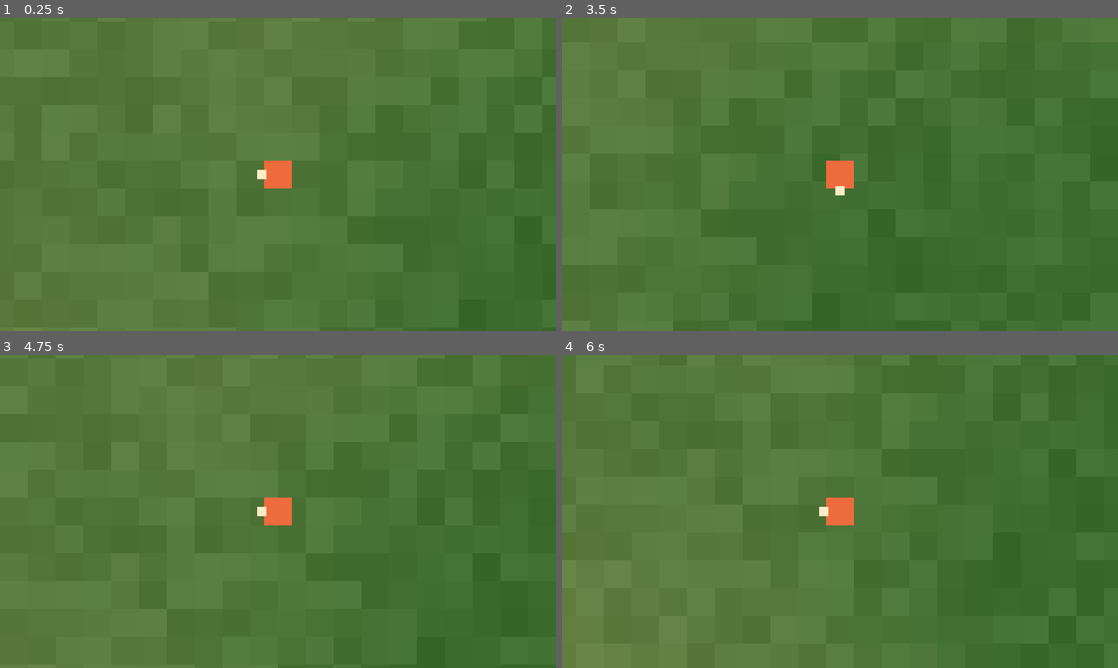
Above: before the commit, frames 1-4 (two rows, left to right).
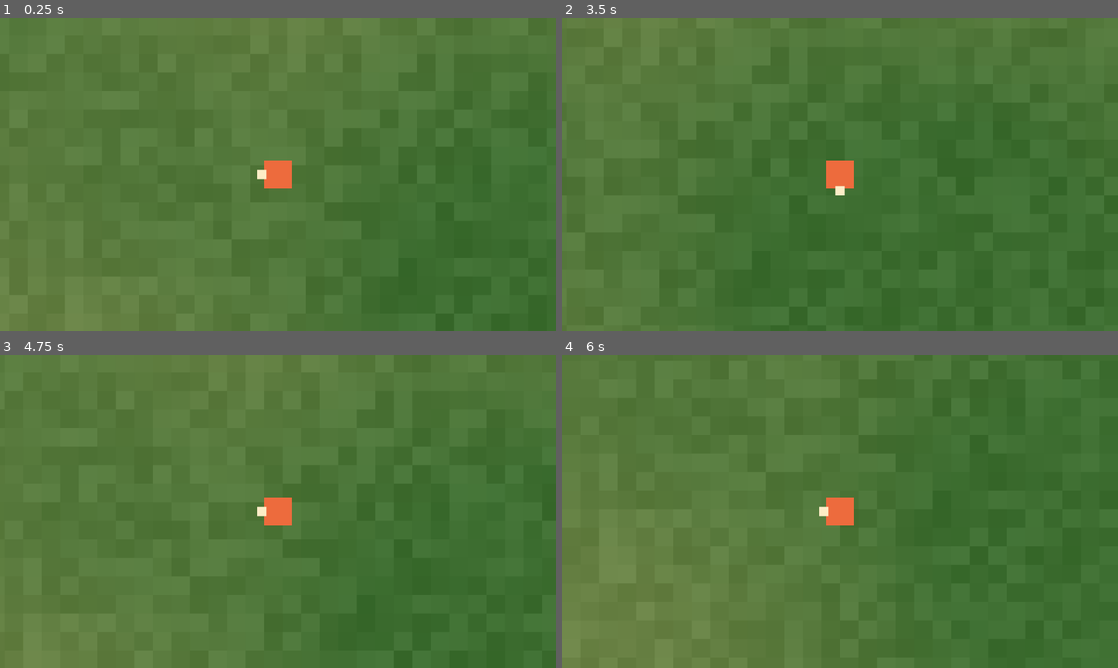
Above: after the commit, the same moments.

Repository: kimtuna/naru
Game: Godot game, scene res://scenes/main.tscn
Two runs of this game, one before a commit and one after it. Both use one fixed random seed, a clock stepped at 60 frames per second and the inputs below.
Inputs (mouse positions are in pixels of both pictures, inside the frame that each line leads up to):
- Up to frame 1 (0.25 s): no input
- Up to frame 2 (3.5 s): tap Enter at 0.5 s; move the mouse to (962, 158) at 0.52 s; hold D (move_right) 0.53-1.28 s; move the mouse to (728, 190) at 1.27 s; hold S (move_down) 1.28-2.03 s; move the mouse to (895, 105) at 2.02 s; hold D (move_right) 2.03-2.78 s; move the mouse to (812, 237) at 2.77 s; hold W (move_up) from 2.78 s (still down)
- Up to frame 3 (4.75 s): move the mouse to (444, 558) at 3.52 s; release W (move_up) at 3.53 s; hold A (move_left) from 3.53 s (still down); move the mouse to (111, 464) at 4.27 s
- Up to frame 4 (6 s): move the mouse to (867, 511) at 5.02 s; release A (move_left) at 5.03 s; hold S (move_down) 5.03-5.78 s; move the mouse to (756, 433) at 5.77 s; hold D (move_right) from 5.78 s (still down)

The runs differ from the first frame. In frame 1, 0.1% of the frame differs, in the area x 12-73%, y 76-99%; in frame 2, less than 0.1%; in frame 3, 0.1%; in frame 4, 0.1%.

Commit message:
지형 타일 48 → 32px — 박힌 숫자를 한 군데로 모았다
고정값이 바뀌었다(사람, 133991a). 코드에 48 이 박힌 곳이 12군데였다.
전부 PlayerMotion.TILE 하나에서 따라 나오게 바꿨다 — 몸 반폭도 숫자가
아니라 식이다: HALF = TILE/2 - 2 → 22 → 14. 박아 뒀으면 몸(44)이
통로(32)보다 넓어져 1칸 통로에 낀 채로 단위 검사는 초록이었을 것이다.

손 계산을 깔고 있는 test_world_collide.gd 의 T 는 일부러 안 가져왔다 —
가져오면 타일을 바꿨을 때 스무 개 남짓한 기대값이 소리 없이 틀린 채로
초록이 된다. 대신 T 와 TILE 이 어긋났는지를 새 검사가 잰다.

게이트가 보이는 칸을 강제한다: test_visible_tiles 가 960/TILE = 30 ·
540/TILE = 16.875 를 본다 (해상도와 타일 둘 중 아무거나 바뀌면 빨강).

잰 값 (check.sh all 한 판 · 씨앗 20260914 · 물리 60Hz):
  VIEW     타일 32px · 보이는 칸 30.00 x 16.88 · 배율 2.00x
  MOVE     239.72 px/s = 7.491 칸/s  (240 은 안 바뀌고 칸 표기만 5 → 7.5)
  COLLIDE  바다 면 7360.00 · 멈춘 자리 7345.99 (= 7360 - 14 - 0.01) ·
           미끄럼 세로 169.60 px/s · 몸 반폭 14
  CAMERA   스폰 (4112, 4112) · 최대 편차 0.0000 px · 보이는 칸 30.00 x 16.88
  DRAW     그린 칸 527 (최대 558) · 불일치 0 · 최대 색차 0.8/255 · 물 47.3%
  TESTS    67 passed, 0 failed  ·  PARSE 26개 실패 0  ·  ALL GREEN (기준 6개)
  SHOT     960x540 · 색 370개 · 가장 넓은 한 색 0.9%

헐거워진 문턱 둘을 화면과 같이 올렸다: 한 화면의 색 수 100 → 200
(273칸의 37% 였다. 558칸 실측 349개) · measure_window 의 MAX_TILES
400 → 700. 안 올리면 칸만 늘고 게이트는 반으로 헐거워진다.

measure_collide 의 미끄럼 구간은 1.2s → 0.9s 다. 169.71 × 1.2 = 203.7px
면 몸 아래끝이 곧은 해안 7줄(224px) 밖으로 나가 판정이 무너진다.

Co-Authored-By: Claude Opus 5 (1M context) <noreply@anthropic.com>

Diff:
--- a/scenes/main.tscn
+++ b/scenes/main.tscn
@@ -7,4 +7,4 @@
 script = ExtResource("1_main")
 
 [node name="Player" parent="." instance=ExtResource("2_player")]
-position = Vector2(6168, 6168)
+position = Vector2(4112, 4112)
--- a/scripts/main.gd
+++ b/scripts/main.gd
@@ -21,7 +21,7 @@
 
 @onready var _player: Player = $Player
 
-## 지난 프레임에 실제로 그린 칸 수. **`measure_draw.gd` 가 이 수를 읽는다** —
+## 지난 프레임에 실제로 그린 칸 수. **`measure_window.gd` 의 DRAW 가 이 수를 읽는다** —
 ## 월드를 통째로 그려도 화면 픽셀은 똑같아서 그림만 봐서는 못 잡는다.
 var drawn_tiles := 0
 
@@ -29,13 +29,13 @@
 var cache_fills := 0
 
 ## **색은 프레임마다 다시 계산하지 않는다.** 한 칸이 6.71 µs (잡음을 두 번 돈다) 라
-## 273칸이면 1.83 ms — 60Hz 한 프레임 예산의 11% 다 (NUMBERS 9절). 나무도 몹도 UI 도
-## 아직 없는데 그걸 쓸 수는 없다.
+## 558칸이면 3.74 ms — 60Hz 한 프레임 예산의 22% 다 (NUMBERS 9절). 타일이 48 → 32 로
+## 작아지면서 한 화면의 칸이 273 → 558 로 늘어 **두 배 비싸졌다.**
 ##
 ## **칸이 바뀌는 게 아니라 보이는 범위가 바뀔 때만** 다시 채운다. 240 px/s 로 걸으면
-## 한 축당 초당 5번이므로 평균 비용이 20배 내려간다.
+## 한 축당 초당 7.5번이므로 평균 비용이 8배 내려간다.
 ## 대가는 **상해도 눈에 안 보이는 것**이다. 캐시를 안 버리면 화면이 월드에서 미끄러지는데,
-## measure_draw.gd 가 구운 픽셀을 월드 칸과 맞춰서 최대 색차 86.0/255 로 잡는다.
+## measure_window.gd 의 DRAW 가 구운 픽셀을 월드 칸과 맞춰서 최대 색차 86.0/255 로 잡는다.
 var _cache_range := Rect2i()
 var _cache := PackedColorArray()
 
--- a/scripts/player_motion.gd
+++ b/scripts/player_motion.gd
@@ -3,12 +3,12 @@
 
 ## 이동의 **순수 계산**. 노드도 엔진 상태도 안 본다 — 그래서 헤드리스로 잴 수 있다.
 ##
-## 값의 출처는 NUMBERS 1절이다: 타일 48px · 속도 240/초(= 5칸/초).
+## 값의 출처는 NUMBERS 1절이다: 타일 32px · 속도 240/초(= 7.5칸/초).
 ##
 ## **대각선을 정규화한다.** WASD 네 키를 그대로 더하면 대각선이 339px/s 가 되어
 ## 「대각선으로만 걷는」 게임이 된다. 입력이 무엇이든 속력은 정확히 SPEED 다.
 
-const TILE := 48.0
+const TILE := 32.0
 const SPEED := 240.0
 
 ## 입력(각 축 -1..1)을 초당 속도로 바꾼다.
--- a/scripts/world_collide.gd
+++ b/scripts/world_collide.gd
@@ -18,9 +18,13 @@
 ## 「벽에 붙었으니 전부 정지」가 아니다. 속력을 다시 정규화하지도 않는다:
 ## 대각 240 의 한 축은 169.71 이고, 벽을 타면 그 169.71 로 간다.
 
-## 몸 반폭. **타일 반(24)보다 작아야 한다** — 같으면 48px 통로를 지날 때
+## 몸 반폭. **타일 반(16)보다 작아야 한다** — 같으면 32px 통로를 지날 때
 ## 부동소수 한 톨에 걸려 낀다. 2px 씩 여유를 둔 값이다.
-const HALF := 22.0
+##
+## **타일에서 따라 나온다** — 고정값이 바뀌면(바퀴 15 의 48 → 32) 여기도 따라와야 하는데
+## 숫자를 박아 두면 안 따라온다. 그러면 몸이 통로보다 넓어져 1칸 통로에 낀다.
+## 그리는 네모(48px)는 이보다 넓다: 몸통이 1.5칸이라 막힌 칸에 10px 걸쳐 보인다 (BACKLOG P2).
+const HALF := PlayerMotion.TILE * 0.5 - 2.0
 
 ## 벽에 붙일 때 남기는 틈. 0 이면 붙은 칸이 「겹친 칸」으로 읽혀 다음 프레임이 흔들린다.
 const EPS := 0.01
--- a/scripts/world_view.gd
+++ b/scripts/world_view.gd
@@ -4,9 +4,9 @@
 ## 월드를 화면에 그리는 **순수 계산**. 노드도 캔버스도 안 본다 —
 ## 「어느 칸을 그리나」와 「그 칸이 무슨 색인가」 둘뿐이다.
 ##
-## **보이는 칸만 그린다.** 월드는 256×256 = 65536 칸이고 한 화면에는 21 × 13 = 273 칸이
-## 걸린다 — 240배다. 통째로 그려도 **사람 눈에는 똑같아 보인다**. 그래서 main.gd 가
-## 몇 칸을 그렸는지 세어 두고 `measure_draw.gd` 가 그 수를 잰다. 픽셀만 봐서는 못 잡는다.
+## **보이는 칸만 그린다.** 월드는 256×256 = 65536 칸이고 한 화면에는 31 × 18 = 558 칸이
+## 걸린다 — 117배다. 통째로 그려도 **사람 눈에는 똑같아 보인다**. 그래서 main.gd 가
+## 몇 칸을 그렸는지 세어 두고 `measure_window.gd` 의 DRAW 가 그 수를 잰다. 픽셀만 봐서는 못 잡는다.
 ##
 ## **색이 곧 지형이다**, 지형 위에 덧칠한 것이 아니다:
 ##   - 물이냐 땅이냐는 **`WorldGen.tile_at` 이 정한다** — 충돌이 묻는 것과 글자 그대로
@@ -16,7 +16,7 @@
 ##     **해안선이 눈에 보인다**
 ##
 ## 칸마다 밝기를 아주 조금 흔든다(`TINT`). 두 가지 이유다:
-##   - 48px 격자가 눈에 보여야 240 px/s 가 5칸/초로 보이는지 **사람이 걸어서 확인**한다
+##   - 32px 격자가 눈에 보여야 240 px/s 가 7.5칸/초로 보이는지 **사람이 걸어서 확인**한다
 ##   - 안 흔들면 한 화면이 거의 단색이라 `shot.sh --max-flat` 이 공허해진다
 ## **흔들기는 세 채널에 같은 양을 더한다.** 그래서 아래 부등식이 절대 안 뒤집힌다:
 ##   **물은 언제나 b > g > r · 땅은 언제나 g > r > b** (`test_world_view.gd` 가 지킨다)
--- a/tools/tests/measure_camera.gd
+++ b/tools/tests/measure_camera.gd
@@ -16,8 +16,8 @@
 ## 이름이 test_ 로 시작하지 않는다 — run_tests.gd 는 이 파일을 안 집는다.
 
 const LOGICAL := Vector2(960.0, 540.0)     # NUMBERS 1절
-const TILES := Vector2(20.0, 11.25)        # 960/48 · 540/48 — 줌이 1 일 때만 이 값이다
-const SEC := 0.5                           # 한 방향으로 걷는 시간. 240px/s → 120px = 2.5칸
+const TILES := Vector2(30.0, 16.875)       # 960/32 · 540/32 — 줌이 1 일 때만 이 값이다
+const SEC := 0.5                           # 한 방향으로 걷는 시간. 240px/s → 120px = 3.75칸
 const TOL_CENTER := 0.5                    # px. 카메라는 계산이라 틱 경계가 안 섞인다
 const MIN_PATH := 200.0                    # 전 구간 합. 안 걸으면 판정이 공허하다
 const WARMUP := 3                          # 씬의 _ready(월드 배선)는 첫 프레임 뒤에 돈다
--- a/tools/tests/measure_collide.gd
+++ b/tools/tests/measure_collide.gd
@@ -16,8 +16,11 @@
 
 const RUN := 7             # 세로로 이만큼 곧은 해안을 찾는다 (미끄러지는 동안 옆이 계속 바다여야 한다)
 const RUNWAY := 3          # 해안 서쪽으로 이만큼 땅이 있어야 뛰어들 거리가 나온다
-const STRAIGHT := 1.0      # 바다로 곧장 걷는 시간(초). 240px = 5칸이라 활주로를 넘는다
-const SLIDE := 1.2         # 해안을 타는 시간(초). 대각 한 축 169.71 × 1.2 = 203.6px 라 활주로를 넘는다
+const STRAIGHT := 1.0      # 바다로 곧장 걷는 시간(초). 240px = 7.5칸이라 활주로(97.99px)를 넘는다
+# 해안을 타는 시간(초). **타일이 32 로 작아지면서 1.2 → 0.9 로 줄였다** (바퀴 15):
+# 대각 한 축 169.71 × 0.9 = 152.7px 라 활주로는 넘기고, 몸 아래끝이
+# 16 + 152.7 + 14 = 182.7px 라 곧은 해안 7줄(224px) 안에 남는다. 1.2 였으면 233.6px 로 넘쳤다.
+const SLIDE := 0.9
 const TOL_POS := 0.05      # 벽에 붙는 자리는 계산이 정한다 — 틱 경계가 안 섞인다
 const TOL_RATE := 5.0      # 속력은 물리 틱 경계로 ±1틱(4px) 이 남는다 (measure_move 와 같다)
 const WARMUP := 3          # 씬의 _ready(월드 배선)는 첫 프레임 뒤에 돈다
--- a/tools/tests/measure_move.gd
+++ b/tools/tests/measure_move.gd
@@ -47,7 +47,7 @@
 	if not ok:
 		_bad += 1
 	print("MOVE %s  %.2f px/s · %.3f 칸/s  (%.2f px in %.4f s, 방향 %s)  %s" % [
-		_phases[_i]["name"], per_sec, per_sec / 48.0, moved.length(), _t,
+		_phases[_i]["name"], per_sec, per_sec / PlayerMotion.TILE, moved.length(), _t,
 		moved.normalized(), "ok" if ok else "FAIL 기대 %.0f ±%.0f px/s" % [EXPECT, TOL]])
 	_i += 1
 	if _i < _phases.size():
--- a/tools/tests/measure_window.gd
+++ b/tools/tests/measure_window.gd
@@ -37,7 +37,7 @@
 const LOGICAL := Vector2(960.0, 540.0)
 const WINDOW := Vector2(1920.0, 1080.0)
 const SCALE := 2.0
-const TILES := Vector2(20.0, 11.25)        # 960/48 · 540/48
+const TILES := Vector2(30.0, 16.875)       # 960/32 · 540/32 (BACKLOG 고정값)
 
 # 창 크기가 붙고 씬의 _ready(월드 배선)가 돌 때까지 기다리는 프레임.
 # VIEW 는 5, DRAW 는 4가 필요했다 — 큰 쪽을 쓴다.
@@ -50,8 +50,8 @@
 const SKIP_BOX := 56.0             # 화면 중심에서 이만큼은 건너뛴다 (몸 24 · 코 36)
 const TOL := 2.0 / 255.0           # 8비트로 두 칸. 렌더러가 반올림할 자리를 남긴다
 const MIN_SHARE := 0.15            # 물·땅이 각각 이만큼은 화면에 있어야 판정이 공허하지 않다
-const MAX_TILES := 400             # 21 x 13 = 273. 통째로 그리면 65536 이다
-const WALK := 3.0 * 48.0           # 걷는 거리(px). 3칸이면 캐시가 반드시 한 번은 다시 찬다
+const MAX_TILES := 700             # 31 x 18 = 558. 통째로 그리면 65536 이다
+const WALK := 3.0 * PlayerMotion.TILE   # 걷는 거리(px). 3칸이면 캐시가 반드시 한 번은 다시 찬다
 const WALK_FRAMES := 300           # 안전벨트. 막혀서 못 걸으면 여기서 끊는다
 
 var _view_bad := 0
--- a/tools/tests/test_player_motion.gd
+++ b/tools/tests/test_player_motion.gd
@@ -1,6 +1,6 @@
 extends TestBase
 
-## 이동 계산을 잰다. 값의 출처는 NUMBERS 1절 (타일 48 · 속도 240).
+## 이동 계산을 잰다. 값의 출처는 NUMBERS 1절 (타일 32 · 속도 240).
 ##
 ## **여기는 순수 계산만 본다.** 노드가 이걸 실제로 쓰는지는 헤드리스로 씬을 돌려서
 ## 재는 tools/tests/measure_move.gd 가 본다 — 둘 다 있어야 게이트가 닫힌다.
@@ -13,9 +13,9 @@
 }
 
 func test_constants() -> void:
-	eq(PlayerMotion.TILE, 48.0, "타일 크기")
+	eq(PlayerMotion.TILE, 32.0, "타일 크기")
 	eq(PlayerMotion.SPEED, 240.0, "이동 속도")
-	eq(PlayerMotion.SPEED / PlayerMotion.TILE, 5.0, "초당 타일 칸")
+	eq(PlayerMotion.SPEED / PlayerMotion.TILE, 7.5, "초당 타일 칸")
 
 func test_four_axes_are_exact() -> void:
 	for name in AXES:
@@ -33,16 +33,16 @@
 	# 반대 키를 같이 누르면 서로 지워진다 (get_vector 가 합을 준다).
 	eq(PlayerMotion.velocity(Vector2(1, 0) + Vector2(-1, 0)), Vector2.ZERO, "좌우 동시")
 
-func test_one_second_is_five_tiles() -> void:
+func test_one_second_is_seven_and_a_half_tiles() -> void:
 	# 60프레임을 실제로 적분한다. delta 를 빼먹은 구현은 여기서 터진다.
 	var pos := Vector2.ZERO
 	for i in 60:
 		pos += PlayerMotion.step(Vector2(1, 0), 1.0 / 60.0)
 	check(is_equal_approx(pos.x, 240.0), "1초 이동 거리 — 잰 값 %.4f px · 기대 240.0000" % pos.x)
-	check(is_equal_approx(pos.x / PlayerMotion.TILE, 5.0),
-		"1초 이동 칸 — 잰 값 %.4f 칸 · 기대 5.0000" % (pos.x / PlayerMotion.TILE))
+	check(is_equal_approx(pos.x / PlayerMotion.TILE, 7.5),
+		"1초 이동 칸 — 잰 값 %.4f 칸 · 기대 7.5000" % (pos.x / PlayerMotion.TILE))
 	eq(pos.y, 0.0, "가로 이동 중 세로 흔들림")
 
 func test_tile_center() -> void:
-	eq(PlayerMotion.tile_center(0, 0), Vector2(24, 24), "타일 (0,0) 중심")
-	eq(PlayerMotion.tile_center(10, 5), Vector2(504, 264), "타일 (10,5) 중심")
+	eq(PlayerMotion.tile_center(0, 0), Vector2(16, 16), "타일 (0,0) 중심")
+	eq(PlayerMotion.tile_center(10, 5), Vector2(336, 176), "타일 (10,5) 중심")
--- a/tools/tests/test_player_scene.gd
+++ b/tools/tests/test_player_scene.gd
@@ -27,7 +27,8 @@
 	if body == null:
 		failures.append("색 네모(ColorRect 'Body')가 있어야 한다")
 	else:
-		# 캐릭터 키 = 타일 1칸 (NUMBERS 1절). 중심이 노드 원점에 오게 반 칸씩 밀려 있다.
+		# 캐릭터 키 48px = 타일 **1.5칸** (BACKLOG 고정값). 중심이 노드 원점에 오게 24px 씩 밀려 있다.
+		# **그리는 네모이지 충돌 상자가 아니다** — 충돌 상자는 타일을 따라 내려갔다 (WorldCollide.HALF = 14).
 		eq(body.size, Vector2(48, 48), "색 네모 크기")
 		eq(body.position, Vector2(-24, -24), "색 네모 오프셋(중심 맞춤)")
 	p.free()
--- a/tools/tests/test_project_settings.gd
+++ b/tools/tests/test_project_settings.gd
@@ -29,9 +29,10 @@
 	eq(main, "res://scenes/main.tscn", "메인 씬 경로")
 	check(ResourceLoader.exists(main), "메인 씬 파일이 실제로 있어야 한다: %s" % main)
 
-func test_visible_tiles_at_48px() -> void:
-	# 타일 48px 기준 보이는 칸. 이 값이 곧 시야다.
+func test_visible_tiles() -> void:
+	# **이 값이 곧 시야다** — 스타듀 1080p 100% 줌과 같은 30 x 16.875 칸 (BACKLOG 고정값).
+	# 논리 해상도와 타일 크기 **둘 중 아무거나** 바뀌면 여기가 빨개진다.
 	var w: int = ProjectSettings.get_setting("display/window/size/viewport_width")
 	var h: int = ProjectSettings.get_setting("display/window/size/viewport_height")
-	eq(float(w) / 48.0, 20.0, "가로로 보이는 타일 칸")
-	eq(float(h) / 48.0, 11.25, "세로로 보이는 타일 칸")
+	eq(float(w) / PlayerMotion.TILE, 30.0, "가로로 보이는 타일 칸")
+	eq(float(h) / PlayerMotion.TILE, 16.875, "세로로 보이는 타일 칸")
--- a/tools/tests/test_world_collide.gd
+++ b/tools/tests/test_world_collide.gd
@@ -5,10 +5,14 @@
 ## 지도는 **손으로 만든다** — 씨앗 월드로 재면 잡음 상수를 건드릴 때마다 검사가 흔들린다.
 ## `#` 이 막는 칸이고 `.` 이 빈 칸이다. 지도 밖은 비어 있다.
 ##
-## 숫자는 전부 손으로 계산한 값이다: 타일 48 · 몸 반폭 22 · 틈 0.01.
-## 예) 3번 칸(144px)에 오른쪽으로 부딪히면 몸 중심은 144 - 22 - 0.01 = **121.99**.
+## 숫자는 전부 손으로 계산한 값이다: 타일 32 · 몸 반폭 14 · 틈 0.01.
+## 예) 3번 칸(96px)에 오른쪽으로 부딪히면 몸 중심은 96 - 14 - 0.01 = **81.99**.
+##
+## **T 를 PlayerMotion.TILE 에서 안 가져온다.** 가져오면 타일을 바꿨을 때 아래 숫자들이
+## 소리 없이 틀린 채로 초록이 된다 — 손 계산이 독립된 값이어야 검사가 검사다.
+## 대신 둘이 어긋났는지를 test_hand_numbers_match_the_tile 이 잰다.
 
-const T := 48.0
+const T := 32.0
 const TOL := 0.001
 
 # 3번 칸이 세로로 막힌 지도. 「오른쪽이 바다인 해안」이다.
@@ -39,10 +43,15 @@
 
 ## ── 막는 게 없을 때 ───────────────────────────────────────────────────
 
+func test_hand_numbers_match_the_tile() -> void:
+	# 이 파일의 값은 전부 T 로 손 계산한 것이다. 고정값이 바뀌면 **여기가 먼저** 빨개진다.
+	eq(PlayerMotion.TILE, T, "손 계산이 깔고 있는 타일 크기")
+	eq(WorldCollide.HALF, T * 0.5 - 2.0, "손 계산이 깔고 있는 몸 반폭")
+
 func test_open_world_moves_the_whole_motion() -> void:
 	# 충돌을 넣었다고 빈 땅에서 느려지면 안 된다 — 속도 게이트가 여기에 기댄다.
-	var p := WorldCollide.move(Vector2(72, 72), Vector2(4.0, -3.0), _open())
-	at(p, 76.0, 69.0, "빈 월드 이동")
+	var p := WorldCollide.move(Vector2(48, 48), Vector2(4.0, -3.0), _open())
+	at(p, 52.0, 45.0, "빈 월드 이동")
 
 func test_without_a_world_nothing_blocks() -> void:
 	# 플레이어 씬만 띄우는 검사(measure_move)는 월드가 없다. 그때도 움직여야 한다.
@@ -50,82 +59,82 @@
 	at(p, 250.0, -220.0, "월드 없이 이동")
 
 func test_zero_motion_stays() -> void:
-	var p := WorldCollide.move(Vector2(121.99, 72), Vector2.ZERO, _map(COAST))
-	at(p, 121.99, 72.0, "안 움직이면 제자리")
+	var p := WorldCollide.move(Vector2(81.99, 48), Vector2.ZERO, _map(COAST))
+	at(p, 81.99, 48.0, "안 움직이면 제자리")
 
 ## ── 바다에 못 들어간다 ────────────────────────────────────────────────
 
 func test_stops_in_front_of_the_wall() -> void:
-	var p := WorldCollide.move(Vector2(72, 72), Vector2(200, 0), _map(COAST))
-	at(p, 121.99, 72.0, "해안에 정면으로 부딪힘")
+	var p := WorldCollide.move(Vector2(48, 48), Vector2(200, 0), _map(COAST))
+	at(p, 81.99, 48.0, "해안에 정면으로 부딪힘")
 
 func test_four_directions_stop_symmetrically() -> void:
-	# 방 한가운데(120,120)에서 네 방향으로 500px 씩 — 어느 쪽이든 벽 앞 22.01px 에 선다.
+	# 방 한가운데(80,80)에서 네 방향으로 500px 씩 — 어느 쪽이든 벽 앞 14.01px 에 선다.
 	var m := _map(BOX)
 	var want := {
-		"오른쪽": [Vector2(500, 0), Vector2(169.99, 120)],
-		"왼쪽": [Vector2(-500, 0), Vector2(70.01, 120)],
-		"아래": [Vector2(0, 500), Vector2(120, 169.99)],
-		"위": [Vector2(0, -500), Vector2(120, 70.01)],
+		"오른쪽": [Vector2(500, 0), Vector2(113.99, 80)],
+		"왼쪽": [Vector2(-500, 0), Vector2(46.01, 80)],
+		"아래": [Vector2(0, 500), Vector2(80, 113.99)],
+		"위": [Vector2(0, -500), Vector2(80, 46.01)],
 	}
 	for name in want:
-		var p := WorldCollide.move(Vector2(120, 120), want[name][0], m)
+		var p := WorldCollide.move(Vector2(80, 80), want[name][0], m)
 		at(p, want[name][1].x, want[name][1].y, "%s 벽" % name)
 
 func test_one_tick_does_not_tunnel() -> void:
 	# 한 틱에 100칸을 가도 벽을 뚫으면 안 된다 — 지나가는 칸을 전부 본다.
-	var p := WorldCollide.move(Vector2(72, 72), Vector2(5000, 0), _map(COAST))
-	at(p, 121.99, 72.0, "한 틱 5000px")
+	var p := WorldCollide.move(Vector2(48, 48), Vector2(5000, 0), _map(COAST))
+	at(p, 81.99, 48.0, "한 틱 5000px")
 
 func test_resting_on_the_wall_does_not_drift() -> void:
 	# 벽에 붙은 자리에서 계속 밀면 값이 흔들리면 안 된다 (몸이 떨린다).
-	var p := Vector2(121.99, 72)
+	var p := Vector2(81.99, 48)
 	for i in 10:
 		p = WorldCollide.move(p, Vector2(4, 0), _map(COAST))
-	at(p, 121.99, 72.0, "벽에 10틱 밀기")
+	at(p, 81.99, 48.0, "벽에 10틱 밀기")
 
 ## ── 미끄러진다 ────────────────────────────────────────────────────────
 
 func test_diagonal_into_the_coast_slides() -> void:
 	# **이 바퀴의 핵심 주장.** 막힌 축만 죽고 나머지 축은 통째로 살아 있다.
-	var p := WorldCollide.move(Vector2(72, 72), Vector2(200, 200), _map(COAST))
-	at(p, 121.99, 272.0, "대각으로 해안에 붙음")
+	var p := WorldCollide.move(Vector2(48, 48), Vector2(200, 200), _map(COAST))
+	at(p, 81.99, 248.0, "대각으로 해안에 붙음")
 
 func test_slide_keeps_the_full_axis_speed() -> void:
 	# 1초치 대각 이동(240 정규화 → 한 축 169.7056)을 그대로 넣는다.
 	# 벽을 타는 동안 세로 속력이 줄면 「벽에 끌린다」는 느낌이 된다.
 	var step := PlayerMotion.step(Vector2(1, 1), 1.0)
 	near(step.x, 169.7056, "대각 1초의 한 축")
-	var p := WorldCollide.move(Vector2(72, 72), step, _map(COAST))
-	at(p, 121.99, 72.0 + 169.7056, "해안을 타고 내려간 거리")
+	var p := WorldCollide.move(Vector2(48, 48), step, _map(COAST))
+	at(p, 81.99, 48.0 + 169.7056, "해안을 타고 내려간 거리")
 
 func test_concave_corner_blocks_both_axes() -> void:
 	var m := _map(["...#", "...#", "####"])
-	var p := WorldCollide.move(Vector2(120, 72), Vector2(200, 200), m)
-	at(p, 121.99, 73.99, "오목한 구석")
+	var p := WorldCollide.move(Vector2(80, 48), Vector2(200, 200), m)
+	at(p, 81.99, 49.99, "오목한 구석")
 
 ## ── 끼지 않는다 ───────────────────────────────────────────────────────
 
 func test_body_is_narrower_than_a_tile() -> void:
-	# 같으면 48px 통로에서 부동소수 한 톨에 걸려 낀다. 이 부등식이 아래 검사의 근거다.
+	# 같으면 32px 통로에서 부동소수 한 톨에 걸려 낀다. 이 부등식이 아래 검사의 근거다.
 	check(WorldCollide.HALF < T * 0.5,
 		"몸 반폭 — 잰 값 %.2f · 기대 타일 반 %.2f 미만" % [WorldCollide.HALF, T * 0.5])
 
 func test_one_tile_corridor_is_passable() -> void:
 	var m := _map(["#.#", "#.#", "#.#", "#.#"])
-	var p := WorldCollide.move(Vector2(72, 24), Vector2(0, 500), m)
-	at(p, 72.0, 524.0, "폭 1칸 통로 통과")
+	var p := WorldCollide.move(Vector2(48, 16), Vector2(0, 500), m)
+	at(p, 48.0, 516.0, "폭 1칸 통로 통과")
 
 func test_leaves_a_wall_it_already_overlaps() -> void:
 	# 몸이 이미 막는 칸에 걸쳐 있어도 **나오는 쪽은 자유다** —
 	# 아니면 월드가 바뀌었을 때 몸이 영영 못 나온다.
-	var p := WorldCollide.move(Vector2(127, 72), Vector2(-50, 0), _map(COAST))
-	at(p, 77.0, 72.0, "겹친 채 벽에서 나오기")
+	var p := WorldCollide.move(Vector2(90, 48), Vector2(-50, 0), _map(COAST))
+	at(p, 40.0, 48.0, "겹친 채 벽에서 나오기")
 
 func test_overlapping_start_is_not_pushed_back() -> void:
 	# 겹친 채 벽 쪽으로 밀면 **되밀지 않는다**. 밀어내면 한 틱에 순간이동으로 보인다.
-	var p := WorldCollide.move(Vector2(127, 72), Vector2(0.5, 0), _map(COAST))
-	check(p.x >= 127.0, "겹친 채 벽 쪽 — 잰 값 %.4f · 기대 127 이상" % p.x)
+	var p := WorldCollide.move(Vector2(90, 48), Vector2(0.5, 0), _map(COAST))
+	check(p.x >= 90.0, "겹친 채 벽 쪽 — 잰 값 %.4f · 기대 90 이상" % p.x)
 
 ## ── 씨앗 월드와 붙는 자리 ─────────────────────────────────────────────
 
@@ -144,16 +153,16 @@
 
 func test_overlaps_sees_the_body_corners() -> void:
 	var m := _map(COAST)
-	check(not WorldCollide.overlaps(Vector2(72, 72), m), "빈 칸 한가운데는 안 겹친다")
-	check(WorldCollide.overlaps(Vector2(168, 72), m), "막는 칸 한가운데는 겹친다")
-	check(WorldCollide.overlaps(Vector2(140, 72), m), "모서리만 걸쳐도 겹친다")
-	check(not WorldCollide.overlaps(Vector2(121.99, 72), m), "벽에 붙어 선 자리는 안 겹친다")
-	check(not WorldCollide.overlaps(Vector2(168, 72), Callable()), "월드가 없으면 안 겹친다")
+	check(not WorldCollide.overlaps(Vector2(48, 48), m), "빈 칸 한가운데는 안 겹친다")
+	check(WorldCollide.overlaps(Vector2(112, 48), m), "막는 칸 한가운데는 겹친다")
+	check(WorldCollide.overlaps(Vector2(85, 48), m), "모서리만 걸쳐도 겹친다")
+	check(not WorldCollide.overlaps(Vector2(81.99, 48), m), "벽에 붙어 선 자리는 안 겹친다")
+	check(not WorldCollide.overlaps(Vector2(112, 48), Callable()), "월드가 없으면 안 겹친다")
 
 func test_tile_of_works_left_of_the_origin() -> void:
 	# 나눗셈의 0 방향 절삭을 쓰면 -1 칸이 0 칸이 되어 경계가 한 칸 밀린다.
 	eq(WorldCollide.tile_of(0.0), 0, "0px")
-	eq(WorldCollide.tile_of(47.99), 0, "47.99px")
-	eq(WorldCollide.tile_of(48.0), 1, "48px")
+	eq(WorldCollide.tile_of(31.99), 0, "31.99px")
+	eq(WorldCollide.tile_of(32.0), 1, "32px")
 	eq(WorldCollide.tile_of(-0.01), -1, "-0.01px")
-	eq(WorldCollide.tile_of(-48.0), -1, "-48px")
+	eq(WorldCollide.tile_of(-32.0), -1, "-32px")
--- a/tools/tests/test_world_view.gd
+++ b/tools/tests/test_world_view.gd
@@ -15,7 +15,7 @@
 ## 화면 가장자리에 배경색 띠가 생긴다.
 func test_range_covers_every_corner_of_the_view() -> void:
 	var t := PlayerMotion.TILE
-	for origin in [Vector2(0, 0), Vector2(6168, 6168), Vector2(-100.5, 37.2), Vector2(5688, 5898)]:
+	for origin in [Vector2(0, 0), Vector2(4112, 4112), Vector2(-100.5, 37.2), Vector2(3632, 3842)]:
 		var view := Rect2(origin, SCREEN)
 		var r := WorldView.tile_range(view)
 		for corner in [view.position, view.position + Vector2(view.size.x, 0),
@@ -25,19 +25,21 @@
 
 ## **보이는 칸만 그린다**는 주장은 이 비율이 전부다.
 func test_visible_tiles_are_a_sliver_of_the_world() -> void:
-	var n := WorldView.tile_count(Rect2(Vector2(6168, 6168), SCREEN))
+	var n := WorldView.tile_count(Rect2(Vector2(4112, 4112), SCREEN))
 	var whole := WorldGen.SIZE * WorldGen.SIZE
-	check(n <= 273, "보이는 칸 — 잰 값 %d · 기대 273 이하 (20x11.25 화면 + 경계 한 줄)" % n)
-	check(n * 200 < whole, "보이는 칸 %d 이 월드 %d 칸에 비해 안 작다" % [n, whole])
+	check(n <= 558, "보이는 칸 — 잰 값 %d · 기대 558 이하 (30x16.875 화면 + 경계 한 줄)" % n)
+	# **타일 48 → 32 로 240배가 117배가 됐다** (바퀴 15). 문턱은 그 실측을 따라 내렸다 —
+	# 여전히 두 자릿수 배율이라 「보이는 칸만 그린다」는 주장은 그대로다.
+	check(n * 100 < whole, "보이는 칸 %d 이 월드 %d 칸에 비해 안 작다 (%.0f배)" % [n, whole, float(whole) / n])
 
-## 칸 경계에 딱 맞는 화면. 가로는 960/48 = 20 이 딱 떨어져서 오른쪽 끝이 다음 칸의
-## 첫 픽셀에 닿으므로 21 줄이고, 세로는 540/48 = 11.25 라 안 닿아서 12 줄이다.
-## **최대는 여기가 아니라 어긋난 화면이다** — 그때 21 x 13 = 273 이 된다.
+## 칸 경계에 딱 맞는 화면. 가로는 960/32 = 30 이 딱 떨어져서 오른쪽 끝이 다음 칸의
+## 첫 픽셀에 닿으므로 31 줄이고, 세로는 540/32 = 16.875 라 안 닿아서 17 줄이다.
+## **최대는 여기가 아니라 어긋난 화면이다** — 그때 31 x 18 = 558 이 된다.
 func test_range_on_exact_tile_boundary() -> void:
 	var t := PlayerMotion.TILE
 	var r := WorldView.tile_range(Rect2(Vector2(10 * t, 4 * t), SCREEN))
 	eq(r.position, Vector2i(10, 4), "칸 경계에 맞춘 화면의 시작 칸")
-	eq(r.size, Vector2i(21, 12), "칸 경계에 맞춘 화면의 칸 수 (20+1 가로 · 11.25→12 세로)")
+	eq(r.size, Vector2i(31, 17), "칸 경계에 맞춘 화면의 칸 수 (30+1 가로 · 16.875→17 세로)")
 
 ## 음수 좌표에서 0 쪽으로 반올림하면 칸 하나가 통째로 어긋난다.
 func test_negative_coords_floor_not_truncate() -> void:
@@ -96,8 +98,8 @@
 	var spawn := WorldGen.spawn_tile()
 	var counts := {}
 	var n := 0
-	for ty in range(spawn.y - 6, spawn.y + 7):
-		for tx in range(spawn.x - 10, spawn.x + 11):
+	for ty in range(spawn.y - 9, spawn.y + 9):
+		for tx in range(spawn.x - 15, spawn.x + 16):
 			var k := WorldView.color_at(SEED, tx, ty).to_html(false)
 			counts[k] = int(counts.get(k, 0)) + 1
 			n += 1
@@ -105,6 +107,8 @@
 	for k in counts:
 		top = maxi(top, int(counts[k]))
 	var flat := 100.0 * top / n
-	check(counts.size() >= 100,
-		"스폰 한 화면의 색 수 — 잰 값 %d개 / %d칸 · 기대 100개 이상" % [counts.size(), n])
+	# 문턱을 화면과 같이 올렸다 (바퀴 15): 273칸에 100개는 37% 였다 — 558칸이면 200개다.
+	# 안 올리면 칸만 늘고 게이트는 반으로 헐거워진다. 실측 349개.
+	check(counts.size() >= 200,
+		"스폰 한 화면의 색 수 — 잰 값 %d개 / %d칸 · 기대 200개 이상" % [counts.size(), n])
 	check(flat <= 10.0, "스폰 한 화면의 가장 넓은 한 색 — 잰 값 %.1f%% · 기대 10%% 이하" % flat)
Not shown, changed: docs/BACKLOG.md
Not shown, changed: tools/loop/redteam.sh
